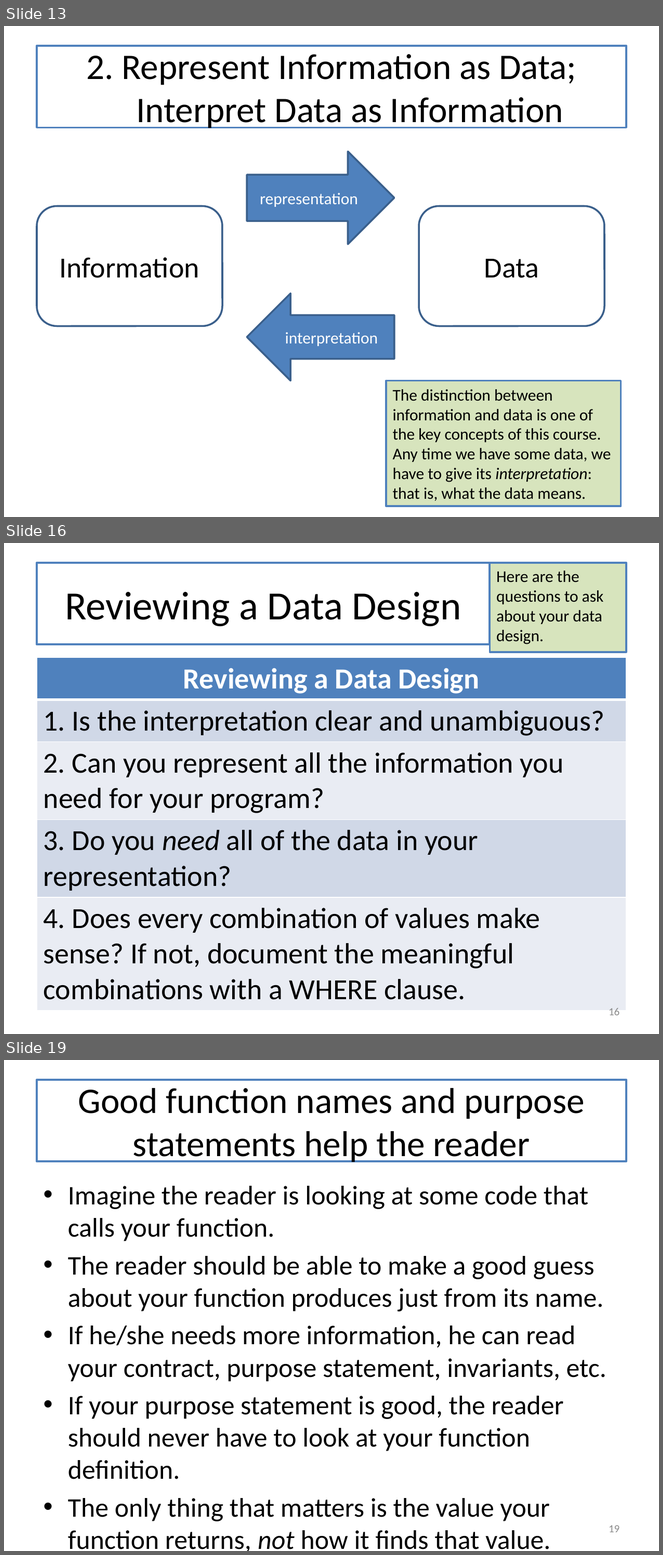
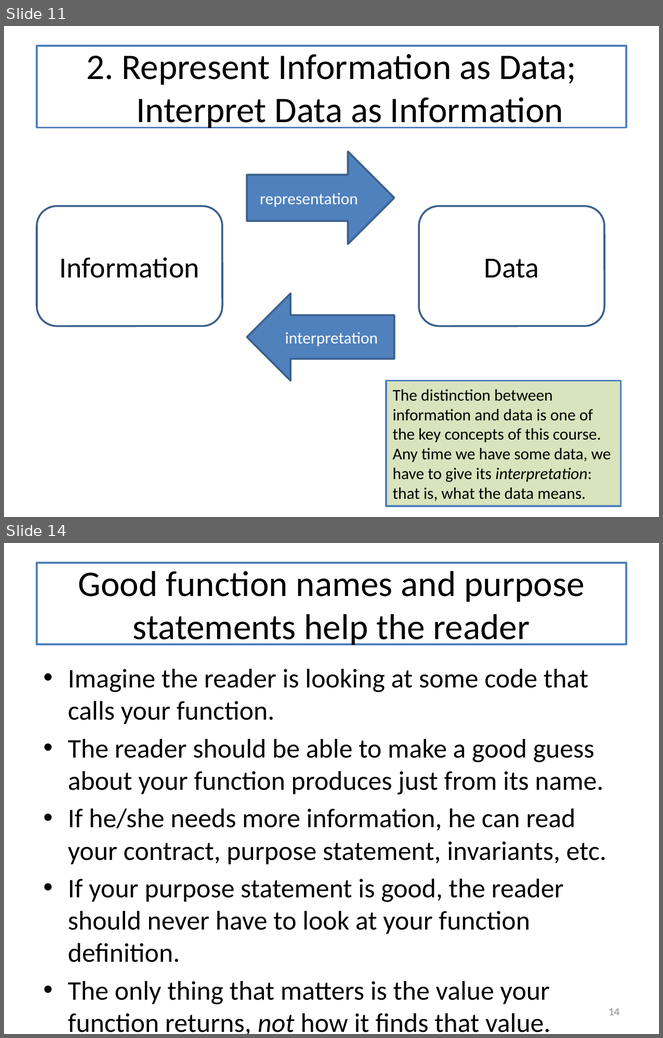
Before and after one commit to mwand/cs5010f16, a slide deck: Slides/Lesson 12.1 The Last Lecture.pptx. Shown one above the other, each under a label of ours: slides 13, 16 and 19 before the commit, slides 11 and 14 after it; the slides between them are not shown. The pictures are 663x1555 and 663x1038 pixels, drawn with LibreOffice and Linux fonts; fonts in the diff are those of the drawing. Boxes give left, top, right and bottom in pixels: in the first picture for what was removed or moved away, otherwise in the second. Text is boxed around its words. In the diff, an @@ line names an element or a change of style, - is before the commit and + after.

```diff
--- a/Slides/Lesson 12.1 The Last Lecture.pptx
+++ b/Slides/Lesson 12.1 The Last Lecture.pptx
@@ slide 16 removed at [4, 543, 659, 1034], background #FFFFFF @@
@@ title removed at [37, 563, 490, 644] @@
-Reviewing a Data Design
@@ rectangle removed at [490, 563, 626, 652] @@
-Here are the questions to ask about your data design.
@@ table removed at [37, 657, 626, 1005], 5 rows, 1 columns @@
-Reviewing a Data Design
-1. Is the interpretation clear and unambiguous?
-2. Can you represent all the information you need for your program?
-3. Do you need all of the data in your representation?
-4. Does every combination of values make sense? If not, document the meaningful combinations with a WHERE clause.
@@ page number removed at [609, 1008, 620, 1016] @@
-16
@@ what was slide 13 is now slide 11 @@
@@ what was slide 19 is now slide 14 @@
@@ page number at [609, 1008, 620, 1016]: text changed @@
-19
+14
```
Also in this commit, not shown: 10 slides changed, 11 other slides removed, 2 other files.
